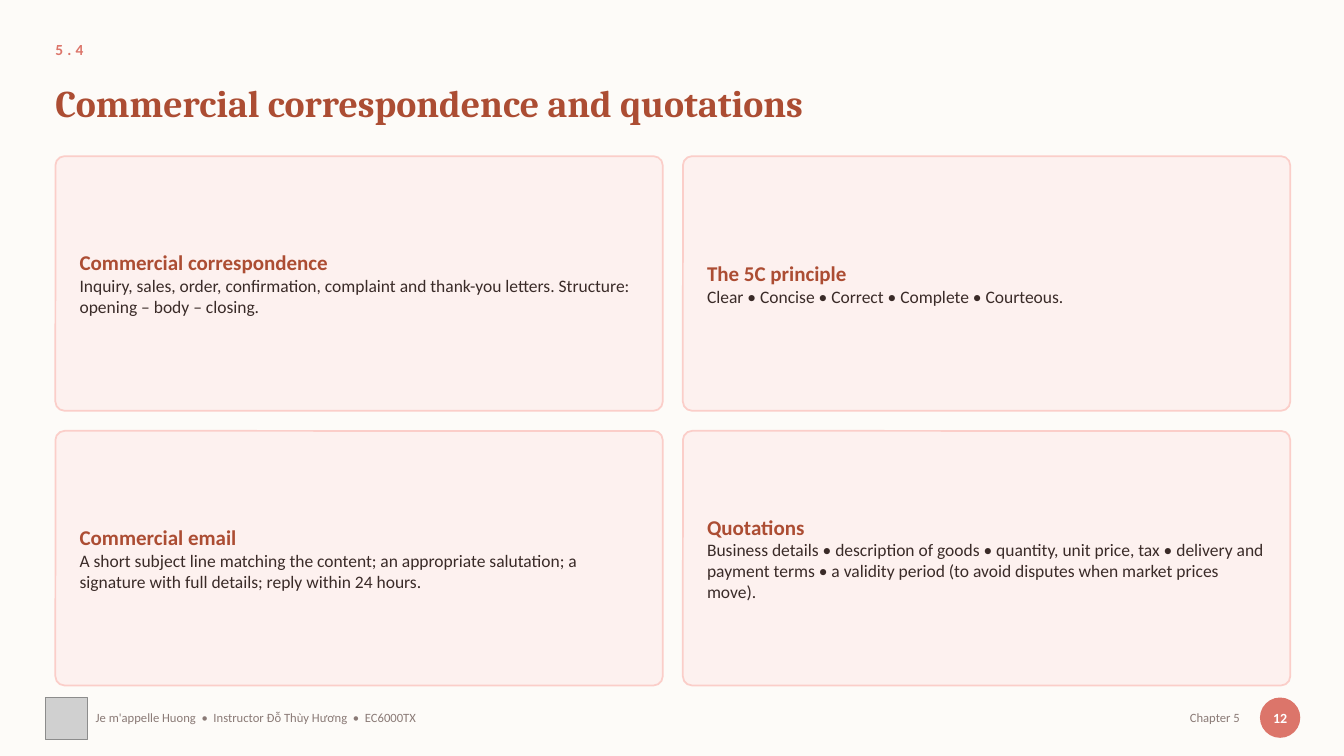
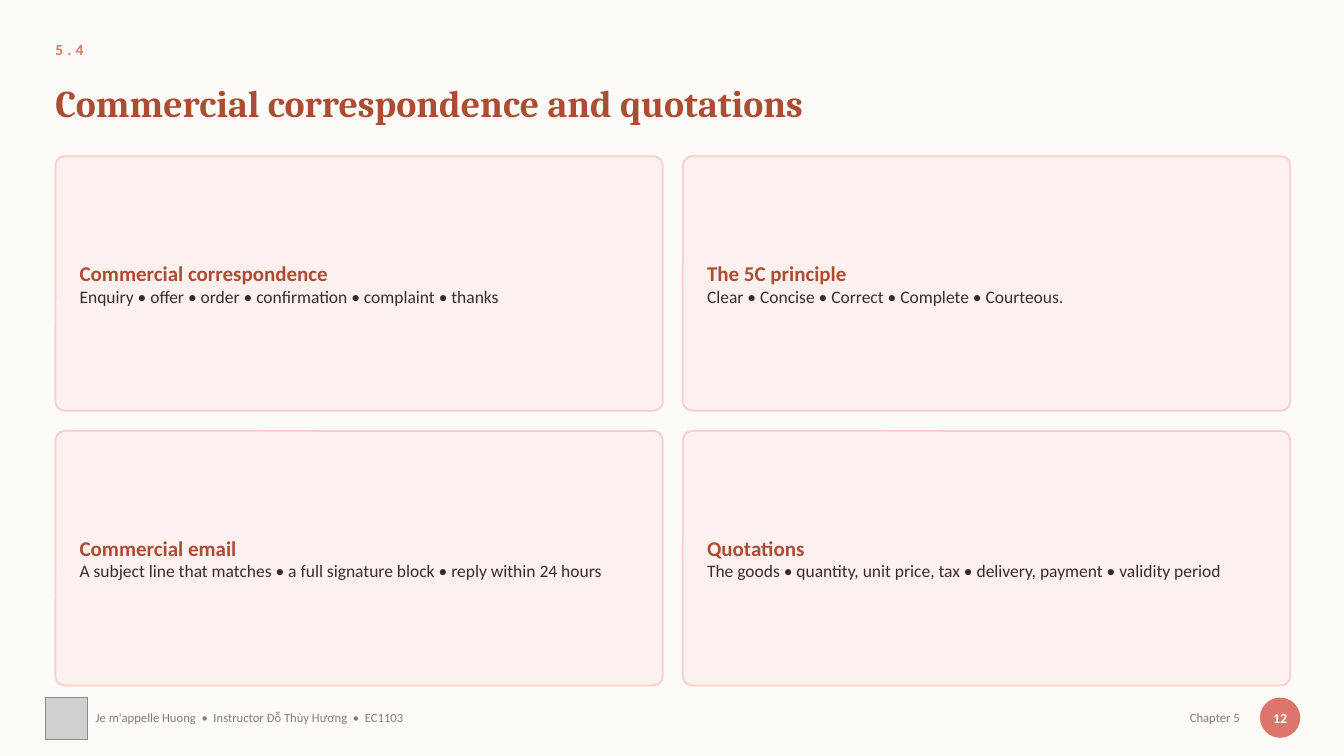
Before and after one commit to thuyhuongctu/ComDraft, a slide deck: slide 16 of slides/05-soan-thao-van-ban.en.pptx. Drawn at 1344x756 pixels with LibreOffice and Linux fonts; fonts in the diff are those of the drawing; grey boxes stand for pictures. Boxes give left, top, right and bottom in pixels: in the first picture for what was removed or moved away, otherwise in the second. Text is boxed around its words. In the diff, an @@ line names an element or a change of style, - is before the commit and + after.

```diff
--- a/slides/05-soan-thao-van-ban.en.pptx
+++ b/slides/05-soan-thao-van-ban.en.pptx
@@ text at (x1=80, y1=291, x2=498, y2=306): text changed @@
-Inquiry, sales, order, confirmation, complaint and thank-you letters. Structure: opening – body – closing.
+Enquiry • offer • order • confirmation • complaint • thanks
@@ text at (x1=80, y1=565, x2=601, y2=580): text changed @@
-A short subject line matching the content; an appropriate salutation; a signature with full details; reply within 24 hours.
+A subject line that matches • a full signature block • reply within 24 hours
@@ text at (x1=707, y1=565, x2=1220, y2=580): text changed @@
-Business details • description of goods • quantity, unit price, tax • delivery and payment terms • a validity period (to avoid disputes when market prices move).
+The goods • quantity, unit price, tax • delivery, payment • validity period
@@ text at (x1=96, y1=712, x2=403, y2=724): text changed @@
-Je m'appelle Huong • Instructor Đỗ Thùy Hương • EC6000TX
+Je m'appelle Huong • Instructor Đỗ Thùy Hương • EC1103
```
Also in this commit, not shown: 20 other slides changed, 42 other files.
